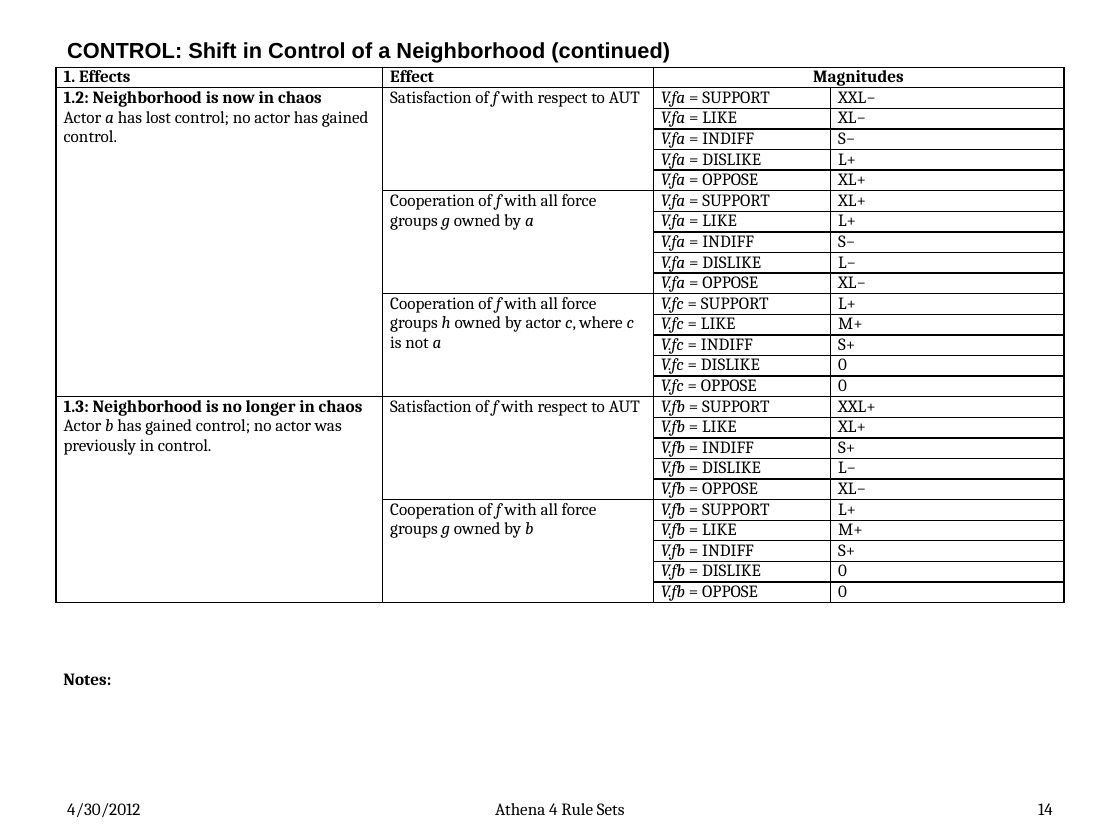
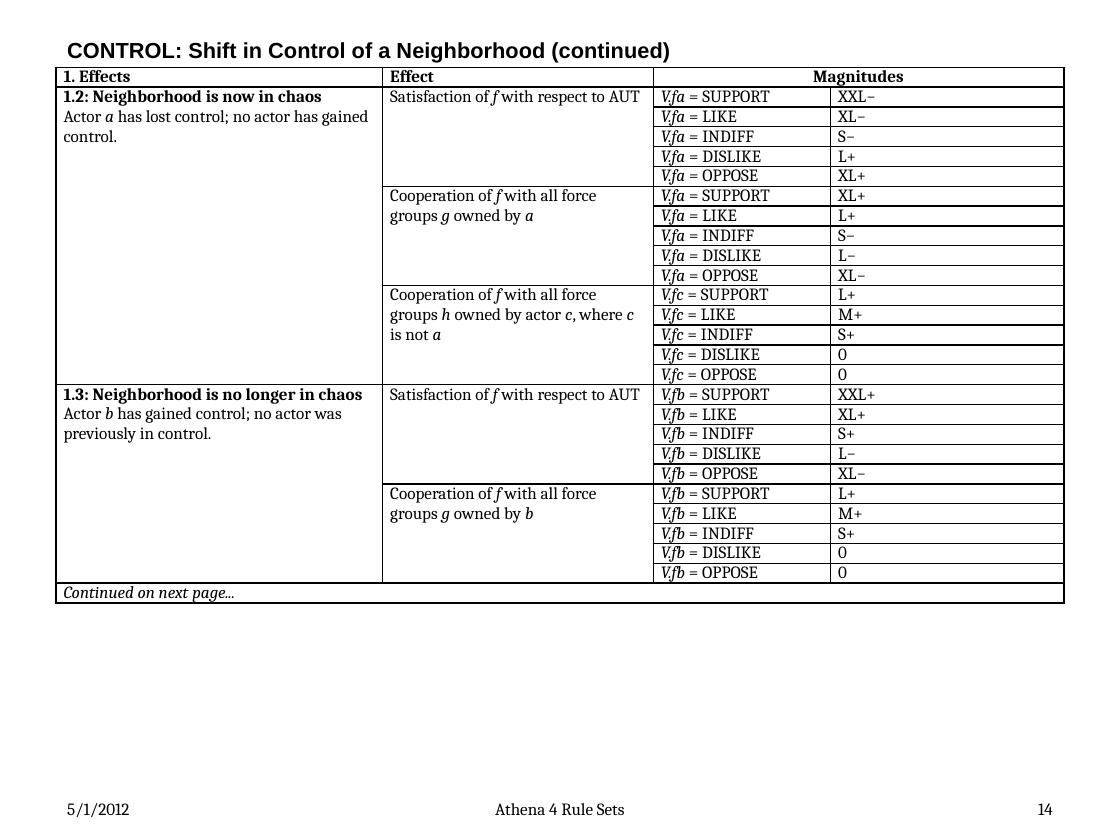
Before and after one commit to AthenaModel/athena-legacy, a slide deck: slide 14 of docs/dev/rules.pptx. Drawn at 1120x840 pixels with LibreOffice and Linux fonts; fonts in the diff are those of the drawing. Boxes give left, top, right and bottom in pixels: in the first picture for what was removed or moved away, otherwise in the second. Text is boxed around its words. In the diff, an @@ line names an element or a change of style, - is before the commit and + after.

Commit message:
Fixed Bug #{3421}
* Added the VREL effects to the CONTROL rule set in the Rules document.
* Removed the control shift VREL effects from the AAG.
* Added the CONTROL-2 rule subset to control_rules(sim).
* Removed the old ad-hoc rule set code from control_rules(sim).

```diff
--- a/docs/dev/rules.pptx
+++ b/docs/dev/rules.pptx
@@ table at [56, 67, 1064, 622] @@
+row 27: Continued on next page... |  |  | 
@@ text removed at [63, 673, 111, 685] @@
-Notes:
@@ text at [67, 803, 129, 817]: text changed @@
-4/30/2012
+5/1/2012
```
Also in this commit, not shown: 76 other slides changed, 1 slide added, 9 other files.
